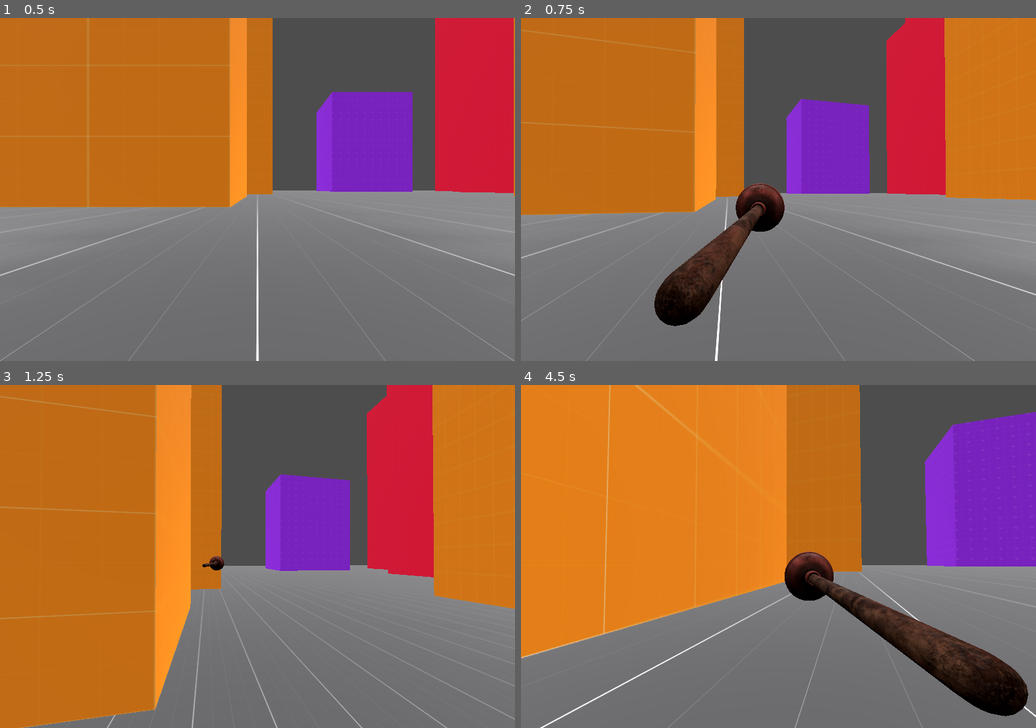
Above: before the commit, frames 1-4 (two rows, left to right).
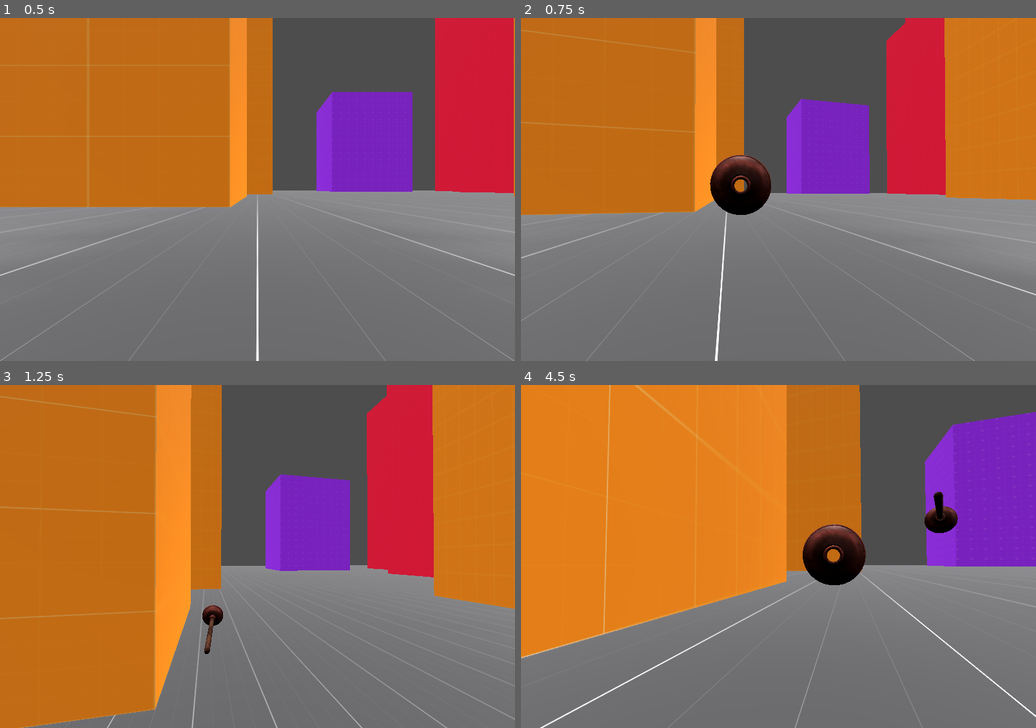
Above: after the commit, the same moments.

Repository: michlam/Plungerman
Game: Godot game, scene res://src/scenes/main.tscn
The game is run twice, just before and just after one commit, with the same random seed, the same clock (stepped at 60 frames per second) and the same inputs.
Inputs (mouse positions are in pixels of both pictures, inside the frame that each line leads up to):
- Up to frame 1 (0.5 s): no input
- Up to frame 2 (0.75 s): move the mouse to (804, 189) at 0.52 s; hold W (move_forward) from 0.53 s (still down); right-click (804, 189) at 0.6 s
- Up to frame 3 (1.25 s): keep holding W (move_forward); tap Space (jump) at 0.77 s
- Up to frame 4 (4.5 s): keep holding W (move_forward); move the mouse to (752, 556) at 1.27 s; tap Shift (run) at 1.35 s; tap Space (jump) at 1.52, 3.02, 3.77 s; right-click (752, 556) at 1.55 s; move the mouse to (788, 549) at 2.02 s; right-click (788, 549) at 2.1 s; move the mouse to (773, 563) at 2.77 s; right-click (773, 563) at 2.85 s; move the mouse to (814, 559) at 3.52 s; hold Shift (run) 3.53-4.28 s; right-click (814, 559) at 3.8 s; move the mouse to (737, 553) at 4.27 s; right-click (737, 553) at 4.35 s

Frame 1 is identical in both runs. In frame 2, 4.6% of the frame differs, in the area x 25-52%, y 39-90%; in frame 3, 0.4%; in frame 4, 7.5%, in the area x 51-99%, y 31-97%.

Commit message:
Changed plunger to raycast

Diff:
--- a/src/scenes/player.tscn
+++ b/src/scenes/player.tscn
@@ -1,8 +1,6 @@
-[gd_scene load_steps=5 format=3 uid="uid://1lajtf8h85if"]
+[gd_scene load_steps=3 format=3 uid="uid://1lajtf8h85if"]
 
 [ext_resource type="Script" path="res://src/scripts/player.gd" id="1_grwtr"]
-[ext_resource type="PackedScene" uid="uid://bg8yttn7pny06" path="res://src/scenes/plunger.tscn" id="2_t6w55"]
-[ext_resource type="Script" path="res://src/scripts/plunger.gd" id="3_op8k5"]
 
 [sub_resource type="BoxShape3D" id="BoxShape3D_kh4am"]
 size = Vector3(0.5, 3, 0.5)
@@ -18,7 +16,3 @@
 
 [node name="CollisionShape3D" type="CollisionShape3D" parent="."]
 shape = SubResource("BoxShape3D_kh4am")
-
-[node name="Plunger" parent="." instance=ExtResource("2_t6w55")]
-transform = Transform3D(1, 0, 0, 0, 1, 0, 0, 0, 1, 0, -0.791044, 0)
-script = ExtResource("3_op8k5")
--- a/src/scenes/plunger.tscn
+++ b/src/scenes/plunger.tscn
@@ -1,16 +1,11 @@
-[gd_scene load_steps=3 format=3 uid="uid://bg8yttn7pny06"]
+[gd_scene load_steps=3 format=3 uid="uid://0gui5vjvf7p6"]
 
+[ext_resource type="Script" path="res://src/scripts/plunger.gd" id="1_eft37"]
 [ext_resource type="PackedScene" uid="uid://cvu2w6hukotx5" path="res://assets/Plunger/plunger.gltf" id="1_tbn8r"]
 
-[sub_resource type="SphereShape3D" id="SphereShape3D_5p27u"]
-
-[node name="Plunger" type="CharacterBody3D"]
-collision_layer = 4
-collision_mask = 5
+[node name="Plunger" type="RayCast3D"]
+top_level = true
+script = ExtResource("1_eft37")
 
 [node name="PlungerScene" parent="." instance=ExtResource("1_tbn8r")]
-transform = Transform3D(0.195365, 0.460252, 0, 2.01183e-08, -8.53969e-09, -0.5, -0.460252, 0.195365, -2.18557e-08, 0.28265, -0.161047, 0)
-
-[node name="CollisionShape3D" type="CollisionShape3D" parent="."]
-transform = Transform3D(1, 0, 0, 0, 1, 0, 0, 0, 1, 0, -0.148464, -0.728704)
-shape = SubResource("SphereShape3D_5p27u")
+transform = Transform3D(0.0111125, -0.0599945, 0.998137, 0.436705, 0.898262, 0.0491294, -0.899536, 0.435345, 0.0361819, 0, 0.578608, 0)
--- a/src/scripts/player.gd
+++ b/src/scripts/player.gd
@@ -6,7 +6,8 @@
 @export var gravity = 20
 @export var mouse_sensitivity = 0.002
 @onready var camera = $Camera3D
-@onready var plunger = $Plunger
+
+const PLUNGER_SCENE = preload("res://src/scenes/plunger.tscn")
 
 var direction = Vector3.ZERO
 
@@ -26,7 +27,9 @@
 
 func handle_plunger_input():
 	if Input.is_action_just_pressed("shoot"):
-		plunger.setup()
+		var plunger = PLUNGER_SCENE.instantiate()
+		add_child(plunger)
+		plunger.global_transform = global_transform
 
 
 # Handles WASD and jump inputs
--- a/src/scripts/plunger.gd
+++ b/src/scripts/plunger.gd
@@ -1,17 +1,14 @@
-extends CharacterBody3D
+extends RayCast3D
 
-@export var speed = 10.0
-
-func setup():
-	position = Vector3(0, 0, 0)
-	visible = true
-
-	var new_basis = get_parent().global_transform.basis
-	new_basis.x *= -abs(new_basis.x)
-	new_basis.y = -abs(new_basis.y)
-	print(new_basis)
-	velocity = Vector3.FORWARD * new_basis * speed
+@export var speed = 15.0
 
 
 func _physics_process(delta: float) -> void:
-	move_and_slide()
+	position += global_basis * Vector3.FORWARD * speed * delta
+	target_position = Vector3.FORWARD * speed * delta
+
+	force_raycast_update()
+	var collider = get_collider()
+	if is_colliding():
+		global_position = get_collision_point()
+		set_physics_process(false)
